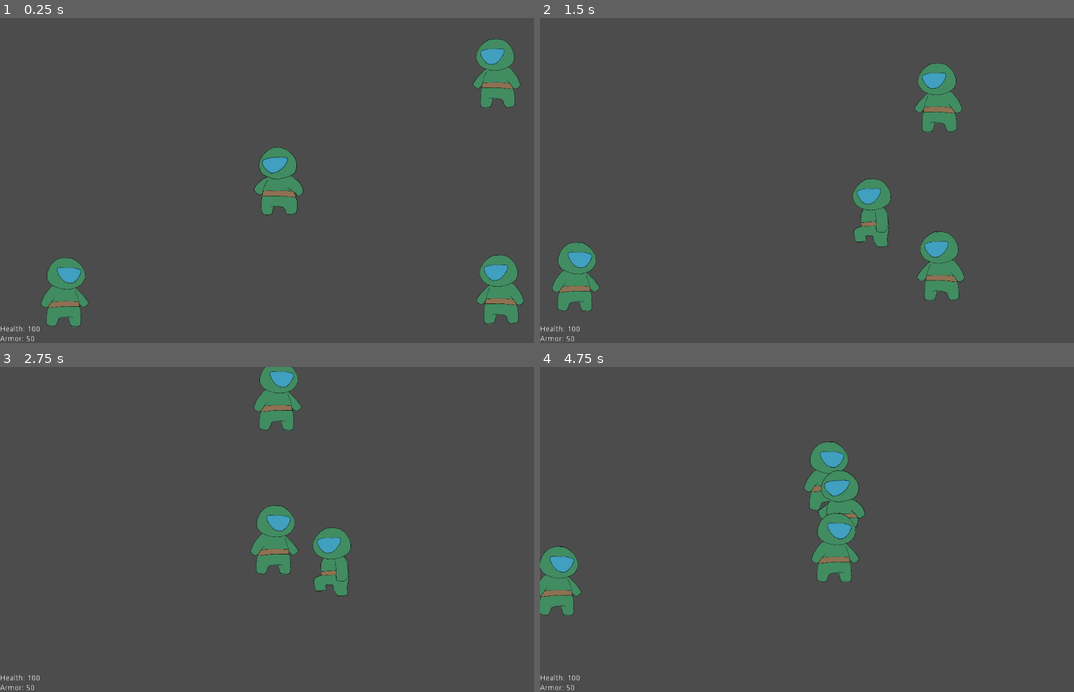
Above: before the commit, frames 1-4 (two rows, left to right).
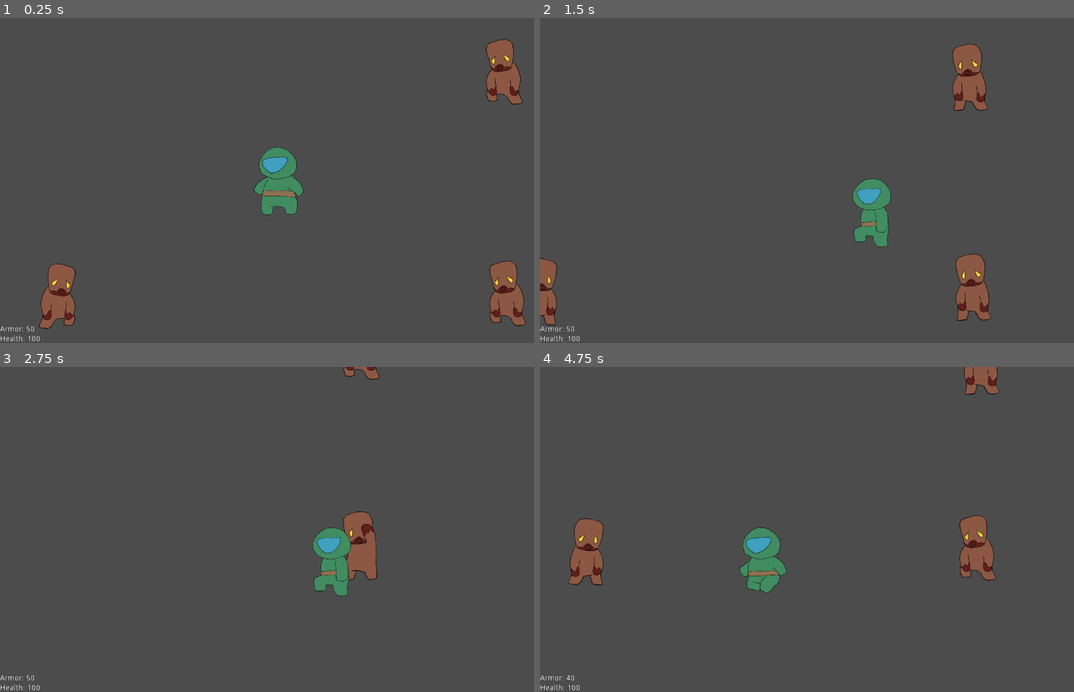
Above: after the commit, the same moments.

Repository: kodumen/de_2d
Game: Godot game, scene res://TestScene/TestScene.tscn
Same seed, same stepped clock (60 frames per second), same inputs: the game is played once before the commit and once after it.
Inputs (mouse positions are in pixels of both pictures, inside the frame that each line leads up to):
- Up to frame 1 (0.25 s): no input
- Up to frame 2 (1.5 s): move the mouse to (940, 164) at 0.52 s; hold D (player_move_right) 0.53-1.28 s; move the mouse to (705, 196) at 1.27 s; hold S (player_move_down) from 1.28 s (still down)
- Up to frame 3 (2.75 s): move the mouse to (331, 458) at 2.02 s; release S (player_move_down) at 2.03 s; hold D (player_move_right) from 2.03 s (still down)
- Up to frame 4 (4.75 s): move the mouse to (790, 594) at 2.77 s; release D (player_move_right) at 2.78 s; hold W (player_move_up) 2.78-3.53 s; move the mouse to (983, 578) at 3.52 s; hold A (player_move_left) from 3.53 s (still down); move the mouse to (652, 480) at 4.27 s

The runs differ from the first frame. In frame 1, 4.4% of the frame differs, in the area x 0-99%, y 6-100%; in frame 2, 6.6%; in frame 3, 3.9%; in frame 4, 8.1%, in the area x 0-87%, y 0-100%.

Commit message:
Implement zombie attack

Diff:
--- a/HUD/HUD.gd
+++ b/HUD/HUD.gd
@@ -7,9 +7,22 @@
 
 onready var healthLabel = $MarginContainer/VBoxContainer/HealthLabel
 onready var armorLabel = $MarginContainer/VBoxContainer/ArmorLabel
+onready var gameOver = $GameOver
 
 func _ready():
 	if (player_path):
 		player = get_node(player_path)
-		healthLabel.text = "Health: " + str(player.health)
-		armorLabel.text = "Armor: " + str(player.armor)
+		_update_hud()
+
+
+func _on_Player_player_hit():
+	_update_hud()
+
+func _update_hud():
+	healthLabel.text = "Health: " + str(player.health)
+	armorLabel.text = "Armor: " + str(player.armor)
+
+
+
+func _on_Player_player_dead():
+	gameOver.visible = true
--- a/HUD/HUD.tscn
+++ b/HUD/HUD.tscn
@@ -18,19 +18,43 @@
 margin_right = 1024.0
 margin_bottom = 32.0
 
-[node name="HealthLabel" type="Label" parent="MarginContainer/VBoxContainer"]
+[node name="ArmorLabel" type="Label" parent="MarginContainer/VBoxContainer"]
 margin_right = 1024.0
 margin_bottom = 14.0
+text = "Armor:"
+__meta__ = {
+"_edit_use_anchors_": false
+}
+
+[node name="HealthLabel" type="Label" parent="MarginContainer/VBoxContainer"]
+margin_top = 18.0
+margin_right = 1024.0
+margin_bottom = 32.0
 text = "Health:"
 __meta__ = {
 "_edit_use_anchors_": false
 }
 
-[node name="ArmorLabel" type="Label" parent="MarginContainer/VBoxContainer"]
-margin_top = 18.0
-margin_right = 1024.0
-margin_bottom = 32.0
-text = "Armor:"
+[node name="GameOver" type="MarginContainer" parent="."]
+visible = false
+anchor_left = 0.5
+anchor_top = 0.5
+anchor_right = 0.5
+anchor_bottom = 0.5
+margin_left = -20.0
+margin_top = -20.0
+margin_right = 20.0
+margin_bottom = 20.0
 __meta__ = {
 "_edit_use_anchors_": false
 }
+
+[node name="CenterContainer" type="CenterContainer" parent="GameOver"]
+margin_right = 96.0
+margin_bottom = 40.0
+
+[node name="Label" type="Label" parent="GameOver/CenterContainer"]
+margin_top = 13.0
+margin_right = 96.0
+margin_bottom = 27.0
+text = "YOU ARE DEAD"
--- a/Player/Player.gd
+++ b/Player/Player.gd
@@ -1,5 +1,10 @@
 extends KinematicBody2D
 
+enum STATE {
+	IDLE
+	MOVING
+	DEAD
+}
 
 export var health = 100
 export var armor = 50
@@ -8,13 +13,20 @@
 
 onready var animatedSprite = $AnimatedSprite
 
+var state = STATE.IDLE
+
 signal player_motion(velocity)
 signal player_idle
+signal player_hit
+signal player_dead
 
 func _process(_delta):
 	animatedSprite.flip_h = get_local_mouse_position().x <= 0
 
 func _physics_process(_delta):
+	if (state == STATE.DEAD):
+		return
+
 	var velocity = Vector2()
 
 	# Movement
@@ -32,8 +44,24 @@
 	velocity *= speed
 
 	if (velocity.length() > 0):
+		state = STATE.MOVING
 		emit_signal("player_motion", velocity)
 	else:
+		state = STATE.IDLE
 		emit_signal("player_idle")
 
 	move_and_collide(velocity)
+
+func hit(damage):
+	armor -= damage
+
+	if (armor < 0):
+		health -= abs(armor)
+		health = max(health, 0)
+		armor = 0
+
+	emit_signal("player_hit")
+
+	if (health == 0):
+		state = STATE.DEAD
+		emit_signal("player_dead")
--- a/TestScene/TestScene.tscn
+++ b/TestScene/TestScene.tscn
@@ -18,21 +18,24 @@
 ] instance=ExtResource( 2 )]
 position = Vector2( -405.774, 212.952 )
 target_path = NodePath("../Player")
-speed = 1
 
 [node name="Zombie2" parent="YSort" groups=[
 "Enemies",
 ] instance=ExtResource( 2 )]
 position = Vector2( 415.31, -204.476 )
 target_path = NodePath("../Player")
-speed = 1
 
 [node name="Zombie3" parent="YSort" groups=[
 "Enemies",
 ] instance=ExtResource( 2 )]
 position = Vector2( 421.666, 207.655 )
 target_path = NodePath("../Player")
-speed = 1
 
 [node name="HUD" parent="." instance=ExtResource( 3 )]
 player_path = NodePath("../YSort/Player")
+
+[connection signal="player_dead" from="YSort/Player" to="YSort/Zombie3" method="_on_Player_player_dead"]
+[connection signal="player_dead" from="YSort/Player" to="HUD" method="_on_Player_player_dead"]
+[connection signal="player_dead" from="YSort/Player" to="YSort/Zombie" method="_on_Player_player_dead"]
+[connection signal="player_dead" from="YSort/Player" to="YSort/Zombie2" method="_on_Player_player_dead"]
+[connection signal="player_hit" from="YSort/Player" to="HUD" method="_on_Player_player_hit"]
--- /dev/null
+++ b/Zombie/AnimatedSprite.gd
@@ -0,0 +1,14 @@
+extends AnimatedSprite
+
+
+
+func _on_Zombie_zombie_motion(_velocity):
+	play("move")
+
+
+func _on_Zombie_zombie_idle():
+	play("default")
+
+
+func _on_Zombie_zombie_attack(_target):
+	play("attack")
--- /dev/null
+++ b/Zombie/AttackTimer.gd
@@ -0,0 +1,24 @@
+extends Timer
+
+
+onready var zombie = $"./../"
+
+var target
+
+func _on_Zombie_zombie_attack(target):
+	self.target = target
+	start()
+
+func _on_AttackTimer_timeout():
+	if (target != null):
+		target.hit(zombie.attack)
+
+func _on_Zombie_zombie_motion(velocity):
+	stopAttack()
+
+func _on_Zombie_zombie_idle():
+	stopAttack()
+
+func stopAttack():
+	target = null
+	stop()
--- a/Zombie/Zombie.gd
+++ b/Zombie/Zombie.gd
@@ -1,29 +1,62 @@
 extends KinematicBody2D
+
+enum STATE {
+	IDLE,
+	MOVING,
+	ATTACKING,
+	DEAD
+}
 
 export(NodePath) var target_path
 
-export var speed = 5
+export var speed = 0.25
+export var attack = 10
+export(STATE) var state = STATE.IDLE
 
-onready var sprite = $Sprite
+onready var animatedSprite = $AnimatedSprite
+onready var attackTimer = $AttackTimer
+
+var target
+
+signal zombie_idle
+signal zombie_motion(velocity)
+signal zombie_attack(target)
+
+func _ready():
+	if (target_path):
+		target = get_node(target_path)
+		state = STATE.MOVING
+
 
 func _physics_process(_delta):
+	if (target == null || state != STATE.MOVING):
+		return
+
 	var velocity = Vector2()
+	velocity = position.direction_to(target.global_position)
+	velocity *= speed
 
-	if (target_path):
-		var target = get_node(target_path)
+	# sprite direction
+	animatedSprite.flip_h = target.global_position.x < global_position.x
 
-		if (target == null):
-			return
+	if (velocity.length() > 0):
+		emit_signal("zombie_motion", velocity)
+	else:
+		emit_signal("zombie_idle")
 
-		velocity = position.direction_to(target.global_position)
-		velocity *= speed
-
-		# sprite direction
-		sprite.flip_h = target.global_position.x < global_position.x
-
-		move_and_collide(velocity)
-
+	move_and_collide(velocity)
 
 func _on_AttackZone_body_entered(body: Node2D):
 	if (body.get_groups().has("Player")):
-		print(name + " attacks!")
+		print_debug(name + " attacks!")
+		state = STATE.ATTACKING
+		emit_signal("zombie_attack", body)
+
+func _on_AttackZone_body_exited(body):
+	if (body.get_groups().has("Player")):
+		print_debug(name + " stops attacking!")
+		state = STATE.MOVING
+
+func _on_Player_player_dead():
+	state = STATE.IDLE
+	emit_signal("zombie_idle")
--- a/Zombie/Zombie.tscn
+++ b/Zombie/Zombie.tscn
@@ -1,7 +1,17 @@
-[gd_scene load_steps=5 format=2]
+[gd_scene load_steps=16 format=2]
 
-[ext_resource path="res://Player/player_default-1.png" type="Texture" id=1]
+[ext_resource path="res://Zombie/zombie_default-1.png" type="Texture" id=1]
 [ext_resource path="res://Zombie/Zombie.gd" type="Script" id=2]
+[ext_resource path="res://Zombie/zombie_default-2.png" type="Texture" id=3]
+[ext_resource path="res://Zombie/zombie_move-3.png" type="Texture" id=4]
+[ext_resource path="res://Zombie/zombie_move-4.png" type="Texture" id=5]
+[ext_resource path="res://Zombie/zombie_move-2.png" type="Texture" id=6]
+[ext_resource path="res://Zombie/zombie_move-1.png" type="Texture" id=7]
+[ext_resource path="res://Zombie/AnimatedSprite.gd" type="Script" id=8]
+[ext_resource path="res://Zombie/zombie_attack-1.png" type="Texture" id=9]
+[ext_resource path="res://Zombie/zombie_attack-2.png" type="Texture" id=10]
+[ext_resource path="res://Zombie/zombie_attack-3.png" type="Texture" id=11]
+[ext_resource path="res://Zombie/AttackTimer.gd" type="Script" id=12]
 
 [sub_resource type="CircleShape2D" id=1]
 radius = 30.0
@@ -9,11 +19,26 @@
 [sub_resource type="CircleShape2D" id=2]
 radius = 61.6524
 
+[sub_resource type="SpriteFrames" id=3]
+animations = [ {
+"frames": [ ExtResource( 1 ), ExtResource( 3 ) ],
+"loop": true,
+"name": "default",
+"speed": 1.0
+}, {
+"frames": [ ExtResource( 9 ), ExtResource( 10 ), ExtResource( 11 ) ],
+"loop": true,
+"name": "attack",
+"speed": 4.0
+}, {
+"frames": [ ExtResource( 7 ), ExtResource( 6 ), ExtResource( 4 ), ExtResource( 5 ) ],
+"loop": true,
+"name": "move",
+"speed": 5.0
+} ]
+
 [node name="Zombie" type="KinematicBody2D"]
 script = ExtResource( 2 )
-
-[node name="Sprite" type="Sprite" parent="."]
-texture = ExtResource( 1 )
 
 [node name="MovementCollision" type="CollisionShape2D" parent="."]
 shape = SubResource( 1 )
@@ -24,4 +49,20 @@
 modulate = Color( 0.458824, 0.403922, 0.780392, 1 )
 shape = SubResource( 2 )
 
+[node name="AnimatedSprite" type="AnimatedSprite" parent="."]
+frames = SubResource( 3 )
+playing = true
+script = ExtResource( 8 )
+
+[node name="AttackTimer" type="Timer" parent="."]
+script = ExtResource( 12 )
+
+[connection signal="zombie_attack" from="." to="AttackTimer" method="_on_Zombie_zombie_attack"]
+[connection signal="zombie_attack" from="." to="AnimatedSprite" method="_on_Zombie_zombie_attack"]
+[connection signal="zombie_idle" from="." to="AttackTimer" method="_on_Zombie_zombie_idle"]
+[connection signal="zombie_idle" from="." to="AnimatedSprite" method="_on_Zombie_zombie_idle"]
+[connection signal="zombie_motion" from="." to="AttackTimer" method="_on_Zombie_zombie_motion"]
+[connection signal="zombie_motion" from="." to="AnimatedSprite" method="_on_Zombie_zombie_motion"]
 [connection signal="body_entered" from="AttackZone" to="." method="_on_AttackZone_body_entered"]
+[connection signal="body_exited" from="AttackZone" to="." method="_on_AttackZone_body_exited"]
+[connection signal="timeout" from="AttackTimer" to="AttackTimer" method="_on_AttackTimer_timeout"]
Binary file added: Zombie/zombie_attack-1.png
Not shown, added: Zombie/zombie_attack-1.png.import
Binary file added: Zombie/zombie_attack-2.png
Not shown, added: Zombie/zombie_attack-2.png.import
Binary file added: Zombie/zombie_attack-3.png
Not shown, added: Zombie/zombie_attack-3.png.import
Binary file added: Zombie/zombie_default-1.png
Not shown, added: Zombie/zombie_default-1.png.import
Binary file added: Zombie/zombie_default-2.png
Not shown, added: Zombie/zombie_default-2.png.import
Binary file added: Zombie/zombie_move-1.png
Not shown, added: Zombie/zombie_move-1.png.import
(and 6 more such lines)
